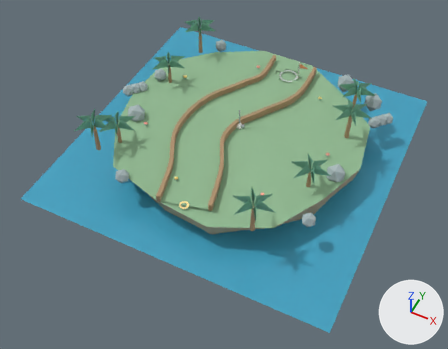
One commit to the glTF model ui/3d/minigolf/course-07.glb: the scene before it, then after it.
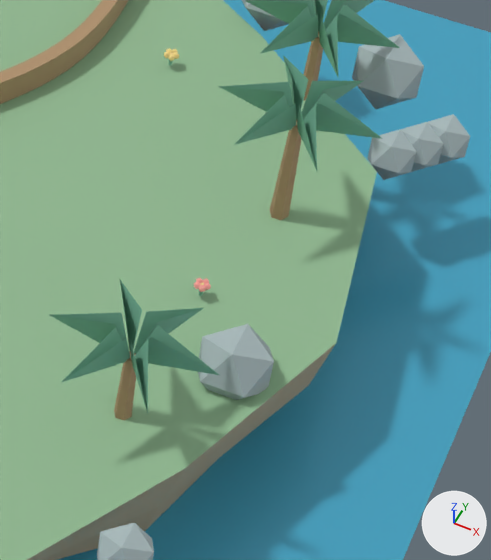
The first picture shows the older version from a camera (50 mm lens) standing at (7.36, -16.05, 16.89) and looking at (0.13, -1.6, -1.18). The close-ups show the older and then the newer version on the part from 62% to 89% of the width and 24% to 64% of the height of that picture. Only the edits that show in the close-ups are written down. Lighting does not change. The marker at lower right points along +X, +Y and +Z. Where no turn or scale is listed for an object, it has been applied to the vertices.

The first close-up shows 'faceted-rock.050', 'faceted-rock.051', 'faceted-rock.052', 'island-rock-plinth.006', 'island-turf-edge.006', 'palm-frond.030', 'palm-frond.034', 'palm-trunk.002', 'rail-right', 'shore-rock.003', 'surface-grass', 'water-plane.006' and 21 more.
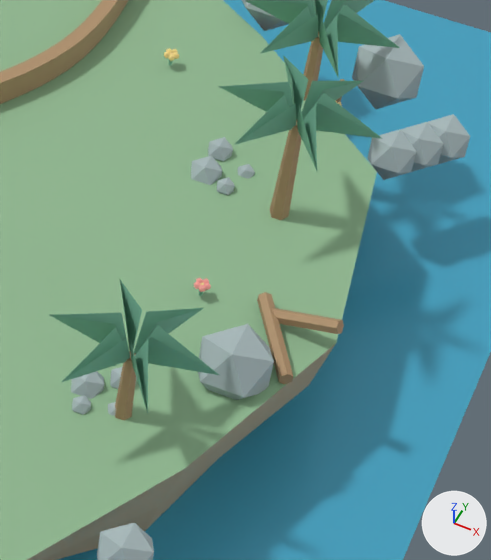
Changed parts and their boxes [x1, y1, x2, y2] in the close-ups (491 x 560 px):
'deco-driftwood.002', added (brown): after [257, 292, 293, 384]
'deco-driftwood.003', added (brown): after [272, 308, 344, 334]
'deco-pebble.098', added: after [191, 155, 222, 185]
'deco-pebble.110', added: after [71, 371, 105, 399]
'deco-pebble.097', added: after [208, 137, 233, 161]
'deco-pebble.111', added: after [72, 395, 91, 415]
'deco-pebble.099', added: after [217, 177, 235, 195]
'deco-pebble.109', added: after [110, 366, 137, 389]
'deco-pebble.096', added: after [238, 164, 255, 179]
'deco-pebble.108', added: after [108, 402, 116, 416]

Patch to the scene script:
```diff
--- a/ui/3d/minigolf/course-07.glb.py
+++ b/ui/3d/minigolf/course-07.glb.py
@@ ob_deco_pebble_111 @@
+ob_deco_pebble_111 = bpy.data.objects.new('deco-pebble.111', me_deco_pebble_mesh_111)  # an icosphere of 20 faces spanning x 3.108..3.278, y -1.867..-1.697, z -0.055..0.115; in mat_minigolf_rock_coast (grey #a8b8ba)
+ob_deco_pebble_111.location = (0.0, 0.0, 0.0)
@@ ob_deco_pebble_110 @@
+ob_deco_pebble_110 = bpy.data.objects.new('deco-pebble.110', me_deco_pebble_mesh_110)  # an icosphere of 20 faces spanning x 2.991..3.297, y -1.667..-1.361, z -0.153..0.153; in mat_minigolf_rock_coast (grey #a8b8ba)
+ob_deco_pebble_110.location = (0.0, 0.0, 0.0)
@@ ob_deco_pebble_109 @@
+ob_deco_pebble_109 = bpy.data.objects.new('deco-pebble.109', me_deco_pebble_mesh_109)  # an icosphere of 20 faces spanning x 3.291..3.529, y -1.45..-1.212, z -0.089..0.149; in mat_minigolf_rock_coast (grey #a8b8ba)
+ob_deco_pebble_109.location = (0.0, 0.0, 0.0)
@@ ob_deco_pebble_108 @@
+ob_deco_pebble_108 = bpy.data.objects.new('deco-pebble.108', me_deco_pebble_mesh_108)  # an icosphere of 20 faces spanning x 3.402..3.572, y -1.764..-1.594, z -0.085..0.085; in mat_minigolf_rock_coast (grey #a8b8ba)
+ob_deco_pebble_108.location = (0.0, 0.0, 0.0)
@@ ob_deco_pebble_099 @@
+ob_deco_pebble_099 = bpy.data.objects.new('deco-pebble.099', me_deco_pebble_mesh_099)  # an icosphere of 20 faces spanning x 3.299..3.469, y 1.3..1.471, z -0.055..0.115; in mat_minigolf_rock_coast (grey #a8b8ba)
+ob_deco_pebble_099.location = (0.0, 0.0, 0.0)
@@ ob_deco_pebble_098 @@
+ob_deco_pebble_098 = bpy.data.objects.new('deco-pebble.098', me_deco_pebble_mesh_098)  # an icosphere of 20 faces spanning x 2.991..3.297, y 1.361..1.667, z -0.153..0.153; in mat_minigolf_rock_coast (grey #a8b8ba)
+ob_deco_pebble_098.location = (0.0, 0.0, 0.0)
@@ ob_deco_pebble_097 @@
+ob_deco_pebble_097 = bpy.data.objects.new('deco-pebble.097', me_deco_pebble_mesh_097)  # an icosphere of 20 faces spanning x 3.048..3.286, y 1.717..1.955, z -0.089..0.149; in mat_minigolf_rock_coast (grey #a8b8ba)
+ob_deco_pebble_097.location = (0.0, 0.0, 0.0)
@@ ob_deco_pebble_096 @@
+ob_deco_pebble_096 = bpy.data.objects.new('deco-pebble.096', me_deco_pebble_mesh_096)  # an icosphere of 20 faces spanning x 3.402..3.572, y 1.594..1.764, z -0.085..0.085; in mat_minigolf_rock_coast (grey #a8b8ba)
+ob_deco_pebble_096.location = (0.0, 0.0, 0.0)
@@ ob_deco_driftwood_003 @@
+ob_deco_driftwood_003 = bpy.data.objects.new('deco-driftwood.003', me_deco_driftwood_mesh_003)  # 12 vertices, 20 faces; spans x -0.359..0.359, y -0.109..0.109, z -0.189..0.189; in mat_minigolf_wood_coast (brown #af906c)
+ob_deco_driftwood_003.location = (4.63, -0.05, 0.15)
@@ ob_deco_driftwood_002 @@
+ob_deco_driftwood_002 = bpy.data.objects.new('deco-driftwood.002', me_deco_driftwood_mesh_002)  # 12 vertices, 20 faces; spans x -0.305..0.305, y -0.462..0.462, z -0.07..0.07; in mat_minigolf_wood_coast (brown #af906c)
+ob_deco_driftwood_002.location = (4.45, -0.27, 0.05)
```
